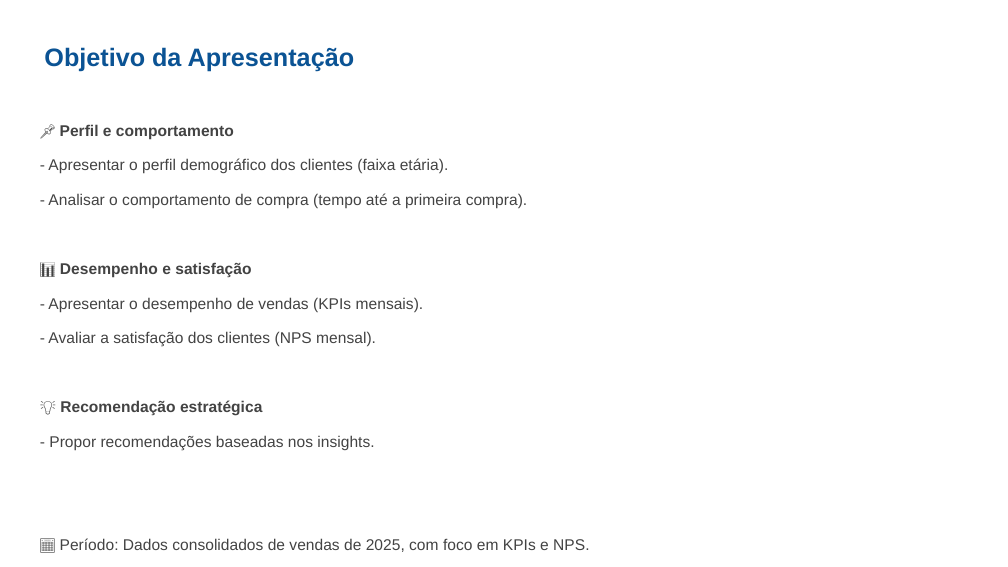
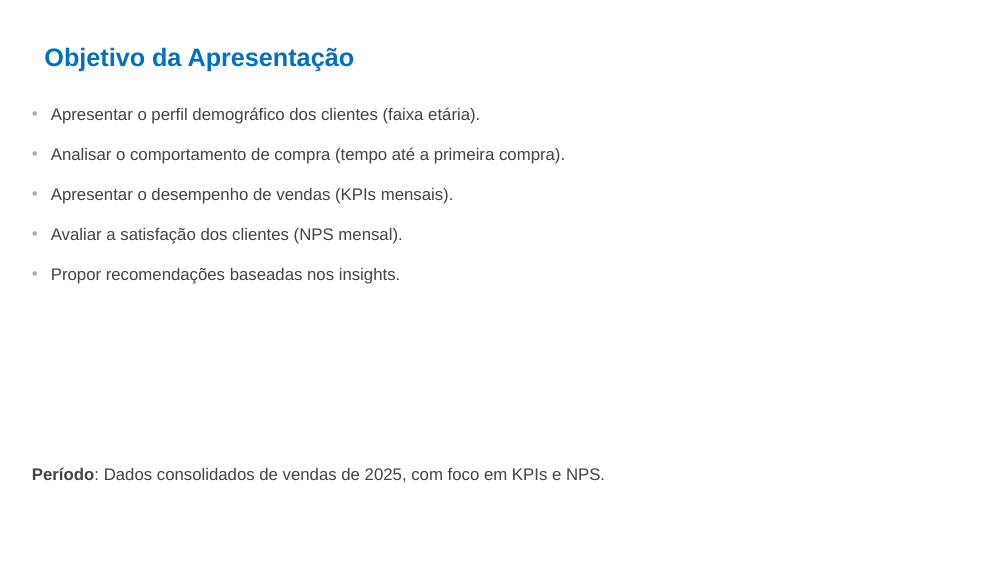
Before and after one commit to siads/projeto_git, a slide deck: slide 2 of Untitled presentation.pptx. Drawn at 1008x567 pixels with LibreOffice and Linux fonts; fonts in the diff are those of the drawing. Boxes give left, top, right and bottom in pixels: in the first picture for what was removed or moved away, otherwise in the second. Text is boxed around its words. In the diff, an @@ line names an element or a change of style, - is before the commit and + after.

```diff
--- a/Untitled presentation.pptx
+++ b/Untitled presentation.pptx
@@ title "Objetivo da Apresentação" at (x1=44, y1=47, x2=355, y2=72): text colour #0B5394 to #0070C0 @@
@@ text at (x1=32, y1=107, x2=605, y2=482): text changed; size 11.1 to 12 pt @@
-📌 Perfil e comportamento
-- Apresentar o perfil demográfico dos clientes (faixa etária).
-- Analisar o comportamento de compra (tempo até a primeira compra).
-📊 Desempenho e satisfação
-- Apresentar o desempenho de vendas (KPIs mensais).
-- Avaliar a satisfação dos clientes (NPS mensal).
-💡 Recomendação estratégica
-- Propor recomendações baseadas nos insights.
-📅 Período: Dados consolidados de vendas de 2025, com foco em KPIs e NPS.
+• Apresentar o perfil demográfico dos clientes (faixa etária).
+• Analisar o comportamento de compra (tempo até a primeira compra).
+• Apresentar o desempenho de vendas (KPIs mensais).
+• Avaliar a satisfação dos clientes (NPS mensal).
+• Propor recomendações baseadas nos insights.
+Período: Dados consolidados de vendas de 2025, com foco em KPIs e NPS.
```
Also in this commit, not shown: 5 other slides changed, 1 slide added, 3 slides removed, 1 other file.
